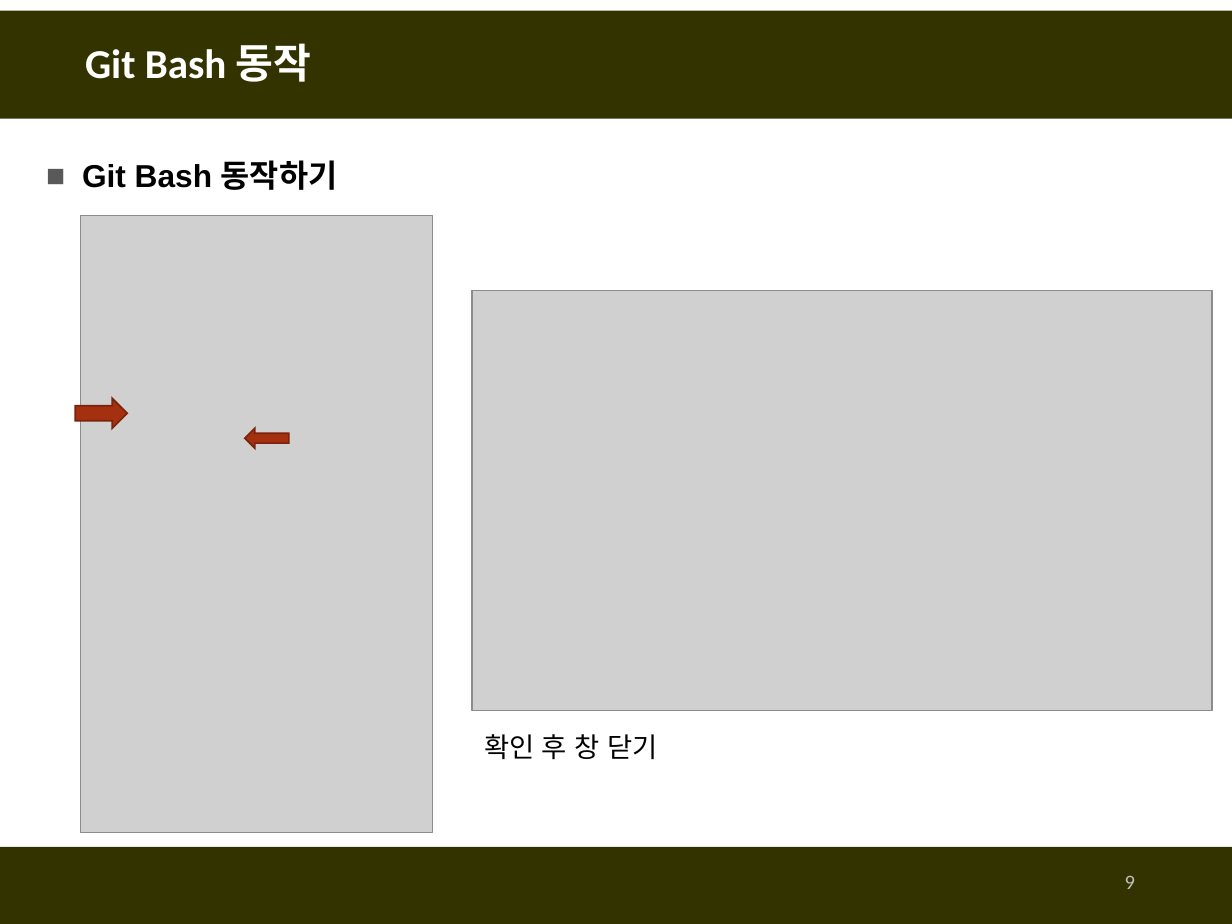
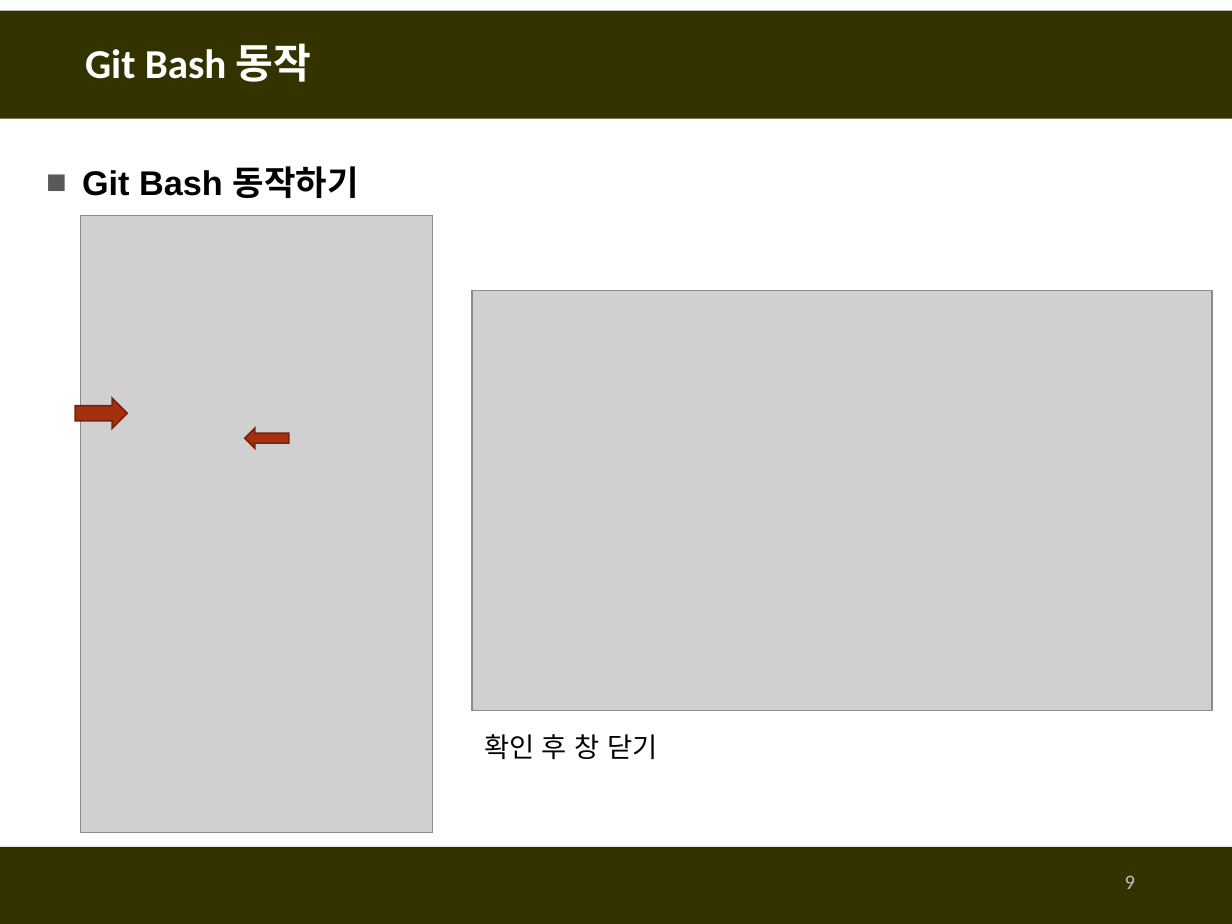
Before and after one commit to fasthill/github-lecture, a slide deck: slide 9 of git및github첫걸음1-git사용하기.pptx. Drawn at 1232x924 pixels with LibreOffice and Linux fonts; fonts in the diff are those of the drawing; grey boxes stand for pictures. Boxes give left, top, right and bottom in pixels: in the first picture for what was removed or moved away, otherwise in the second. Text is boxed around its words. In the diff, an @@ line names an element or a change of style, - is before the commit and + after.

```diff
--- a/git및github첫걸음1-git사용하기.pptx
+++ b/git및github첫걸음1-git사용하기.pptx
@@ text "Git Bash 동작하기" at (82,166,359,198): size 18.5 to 20 pt; line spacing 1.4 to 1.5 @@
```
Also in this commit, not shown: 3 other slides changed.
